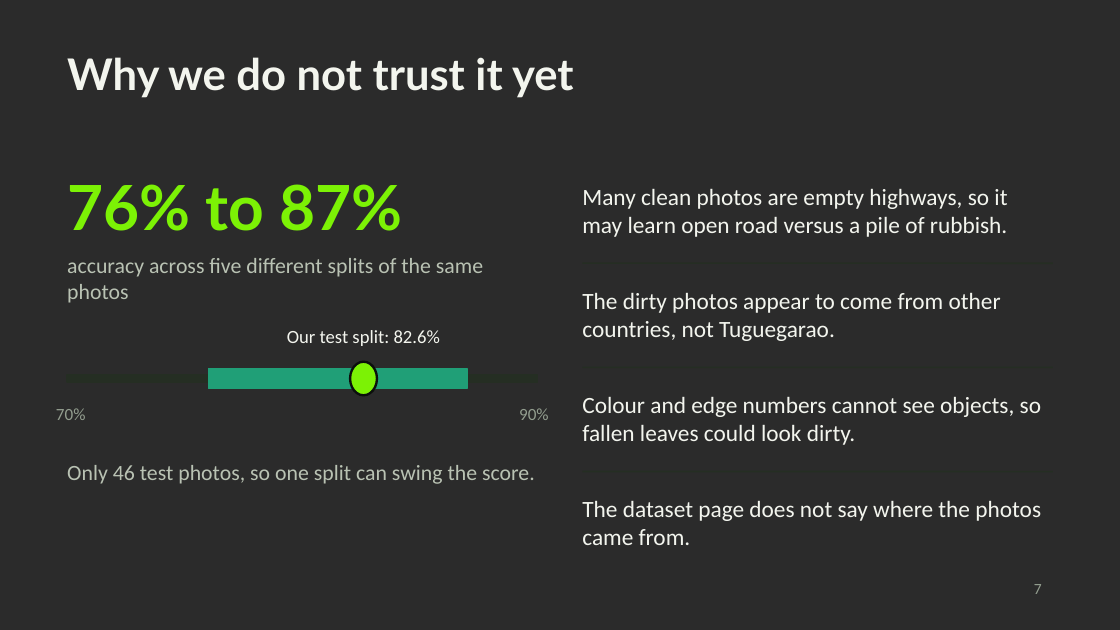
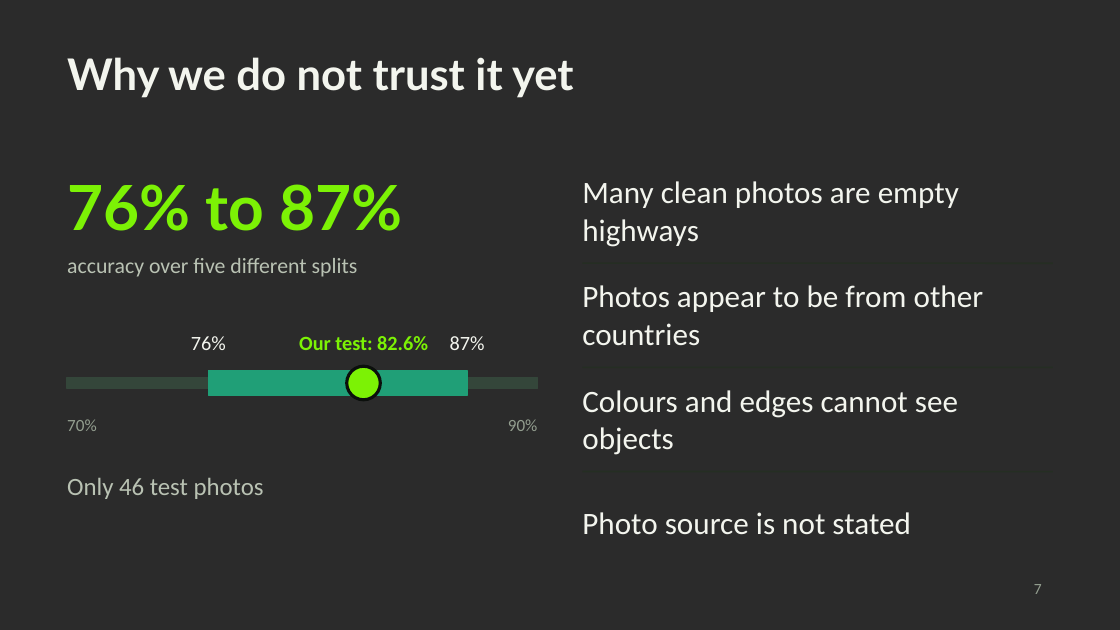
Before and after one commit to Dell015/ml-activity, a slide deck: slide 7 of Karela_ML_Presentation.pptx. Drawn at 1120x630 pixels with LibreOffice and Linux fonts; fonts in the diff are those of the drawing; background and template pictures are left out; a plain dark background stands for a picture behind light text. Boxes give left, top, right and bottom in pixels: in the first picture for what was removed or moved away, otherwise in the second. Text is boxed around its words. In the diff, an @@ line names an element or a change of style, - is before the commit and + after.

```diff
--- a/Karela_ML_Presentation.pptx
+++ b/Karela_ML_Presentation.pptx
@@ text at <box>582,181,959,247</box>: text changed; size 15 to 20 pt @@
-Many clean photos are empty highways, so it may learn open road versus a pile of rubbish.
+Many clean photos are empty highways
@@ text at <box>67,258,358,277</box>: text changed @@
-accuracy across five different splits of the same photos
+accuracy over five different splits
@@ text at <box>582,285,984,346</box>: text changed; size 15 to 20 pt @@
-The dirty photos appear to come from other countries, not Tuguegarao.
+Photos appear to be from other countries
@@ text added at <box>191,336,226,350</box>, 13 pt, text #F3F5EE @@
+76%
@@ text at <box>299,336,428,350</box>: text changed; size 12 to 13 pt; text colour #F3F5EE to #7CF205; bold on @@
-Our test split: 82.6%
+Our test: 82.6%
@@ text added at <box>450,336,485,350</box>, 13 pt, text #F3F5EE @@
+87%
@@ rectangle: place and size @@
-rectangle at <box>67,375,538,382</box>
+rectangle at <box>67,377,538,389</box>
@@ rectangle at <box>67,377,538,389</box>: fill #252E23 to #34463A; outline #252E23 1 pt to #34463A 1 pt @@
@@ rectangle: place and size @@
-rectangle at <box>208,368,467,389</box>
+rectangle at <box>208,371,467,395</box>
@@ ellipse: place and size @@
-ellipse at <box>351,362,377,395</box>
+ellipse at <box>347,366,381,400</box>
@@ ellipse at <box>347,366,381,400</box>: outline #0B0F0C 1.5 pt to #0B0F0C 2 pt @@
@@ text "70%": place and size @@
-text "70%" at <box>56,408,86,420</box>
+text "70%" at <box>67,419,97,431</box>
@@ text "90%": place and size @@
-text "90%" at <box>519,408,549,420</box>
+text "90%" at <box>508,419,538,431</box>
@@ text at <box>582,390,958,455</box>: text changed; size 15 to 20 pt @@
-Colour and edge numbers cannot see objects, so fallen leaves could look dirty.
+Colours and edges cannot see objects
@@ text at <box>67,478,264,499</box>: text changed; size 14 to 16 pt @@
-Only 46 test photos, so one split can swing the score.
+Only 46 test photos
@@ text at <box>582,512,911,535</box>: text changed; size 15 to 20 pt @@
-The dataset page does not say where the photos came from.
+Photo source is not stated
```
Also in this commit, not shown: 7 other slides changed, 1 slide added, 2 other files.
